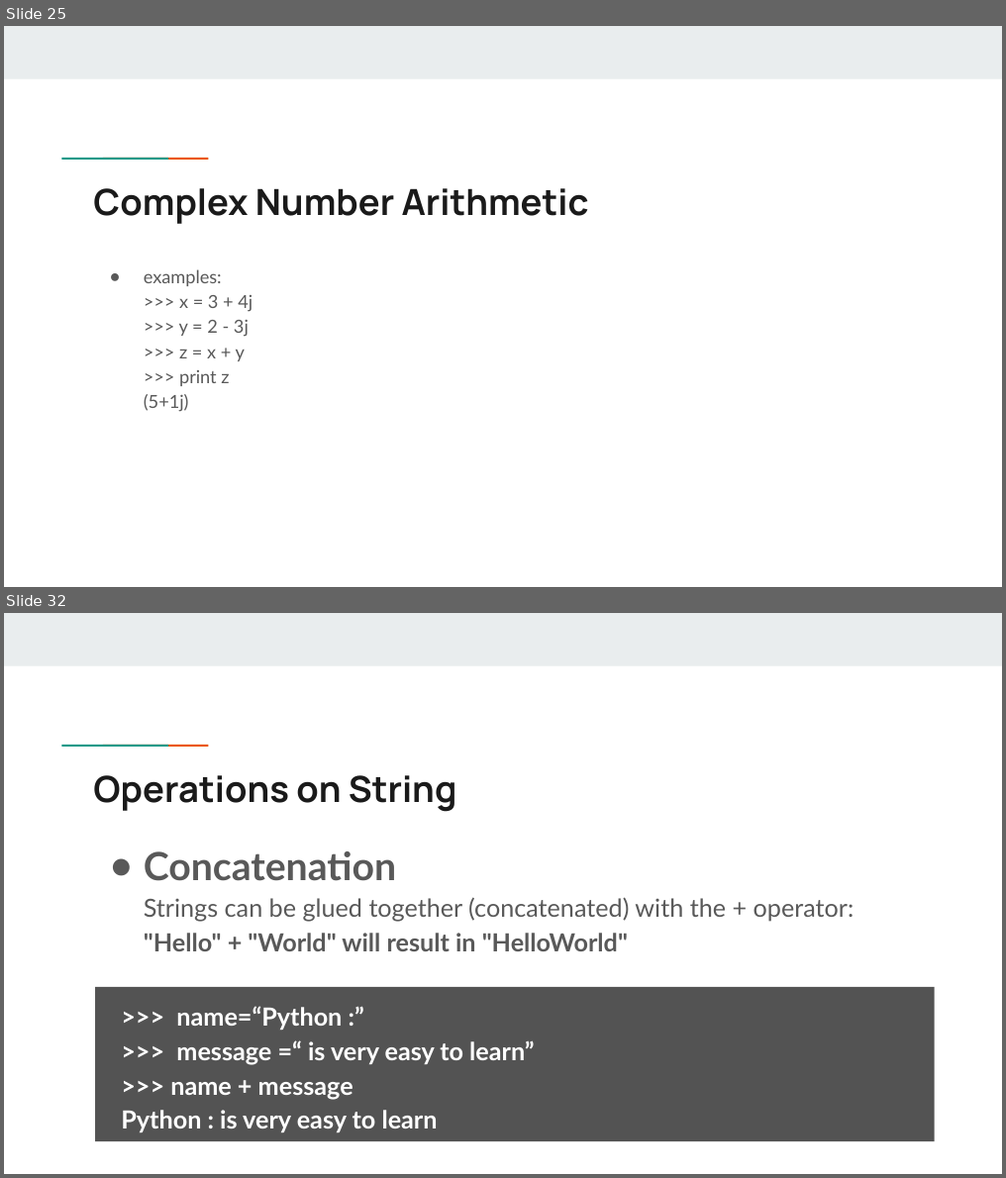
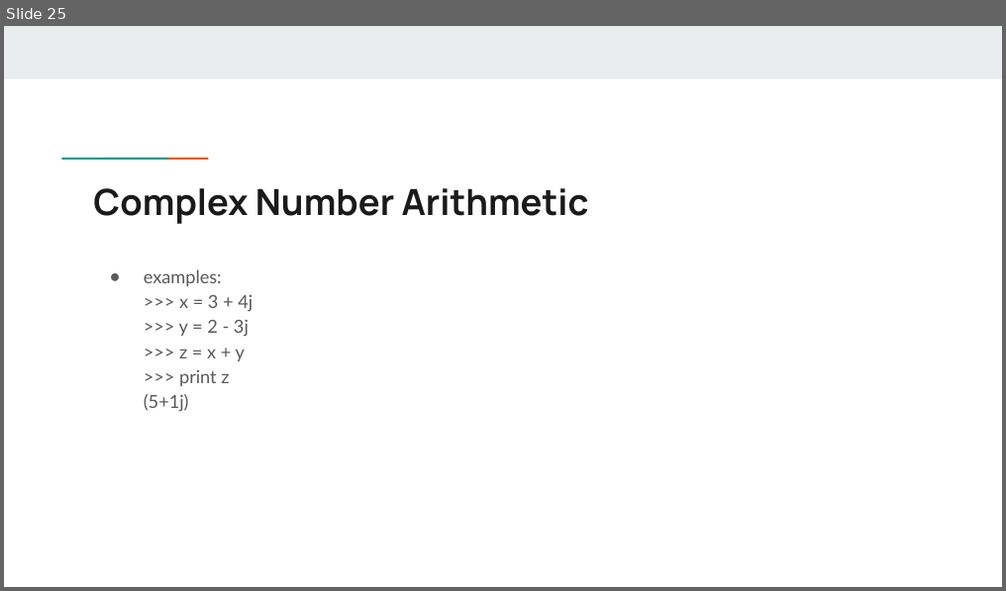
Before and after one commit to giridhersadineni/pythonsrec, a slide deck: 01.Intro/1. Python Basics.pptx. Shown one above the other, each under a label of ours: slides 25 and 32 before the commit, slide 25 after it; the slides between them are not shown. The pictures are 1006x1178 and 1006x591 pixels, drawn with LibreOffice and Linux fonts; fonts in the diff are those of the drawing. Boxes give left, top, right and bottom in pixels: in the first picture for what was removed or moved away, otherwise in the second. Text is boxed around its words. In the diff, an @@ line names an element or a change of style, - is before the commit and + after.

```diff
--- a/01.Intro/1. Python Basics.pptx
+++ b/01.Intro/1. Python Basics.pptx
@@ slide 32 removed at (x1=4, y1=613, x2=1002, y2=1174), background #FFFFFF; not listed: 3 template elements that a slide beside it also shows @@
@@ title removed at (x1=93, y1=775, x2=457, y2=812) @@
-Operations on String
@@ text removed at (x1=144, y1=852, x2=854, y2=952) @@
-● Concatenation
-  Strings can be glued together (concatenated) with the + operator:
-  "Hello" + "World" will result in "HelloWorld"
@@ rectangle removed at (x1=95, y1=987, x2=934, y2=1142) @@
->>> name=“Python :”
->>> message =“ is very easy to learn”
->>> name + message
-Python : is very easy to learn
```
Also in this commit, not shown: 16 other slides removed, 30 other files.
